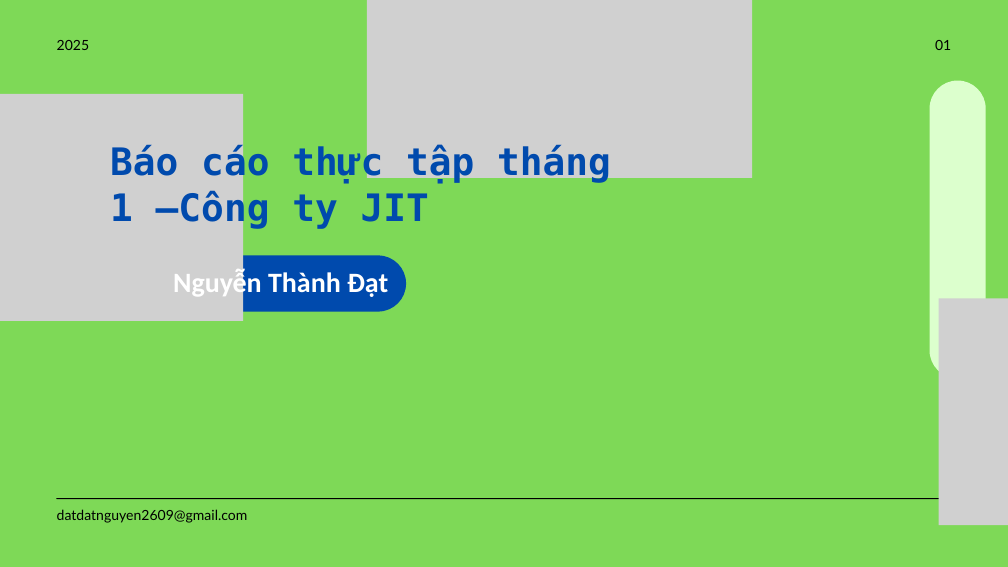
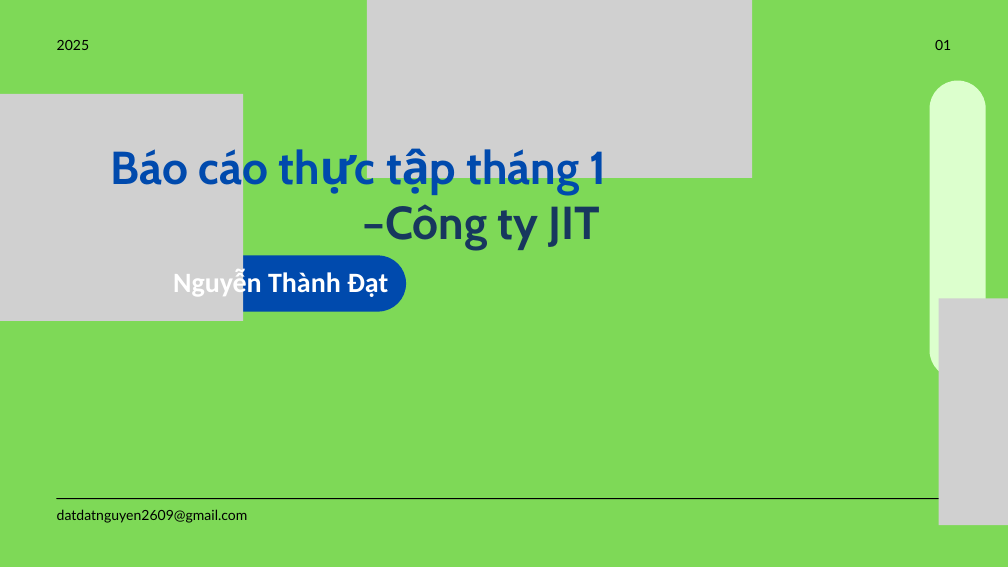
Before and after one commit to datdatnguyen2609/jit_intern, a slide deck: slide 1 of report/monthly_report/first_month_intern_report_nguyenthanhdat.pptx. Drawn at 1008x567 pixels with LibreOffice and Linux fonts; fonts in the diff are those of the drawing; grey boxes stand for pictures. Boxes give left, top, right and bottom in pixels: in the first picture for what was removed or moved away, otherwise in the second. Text is boxed around its words. In the diff, an @@ line names an element or a change of style, - is before the commit and + after.

```diff
--- a/report/monthly_report/first_month_intern_report_nguyenthanhdat.pptx
+++ b/report/monthly_report/first_month_intern_report_nguyenthanhdat.pptx
@@ text at (110,144,607,250): text changed; size 54 to 66 pt; font DejaVu Sans Mono to Cabin @@
-Báo cáo thực tập tháng 1 –Công ty JIT
+Báo cáo thực tập tháng 1
+–Công ty JIT
```
Also in this commit, not shown: 6 slides added, 13 slides removed.
